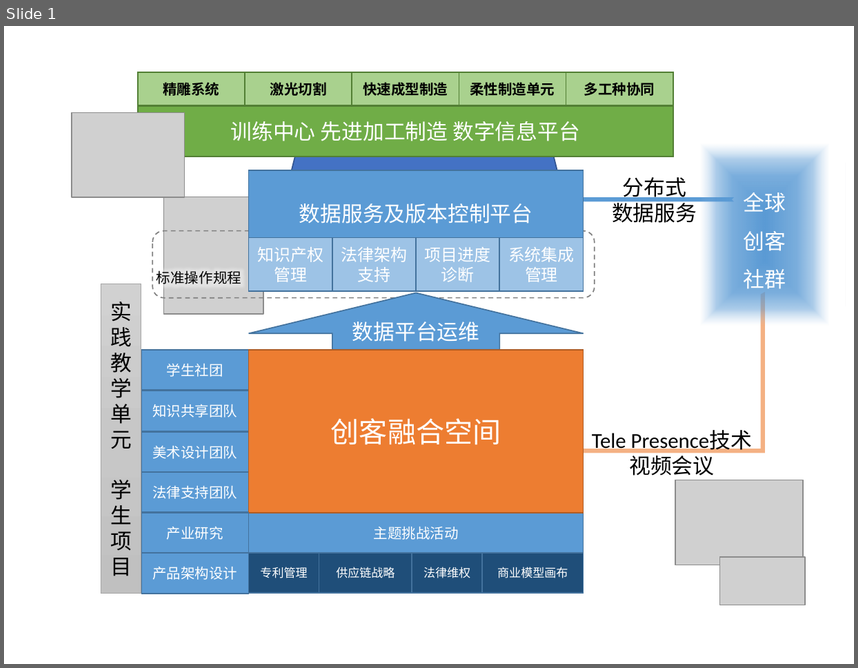
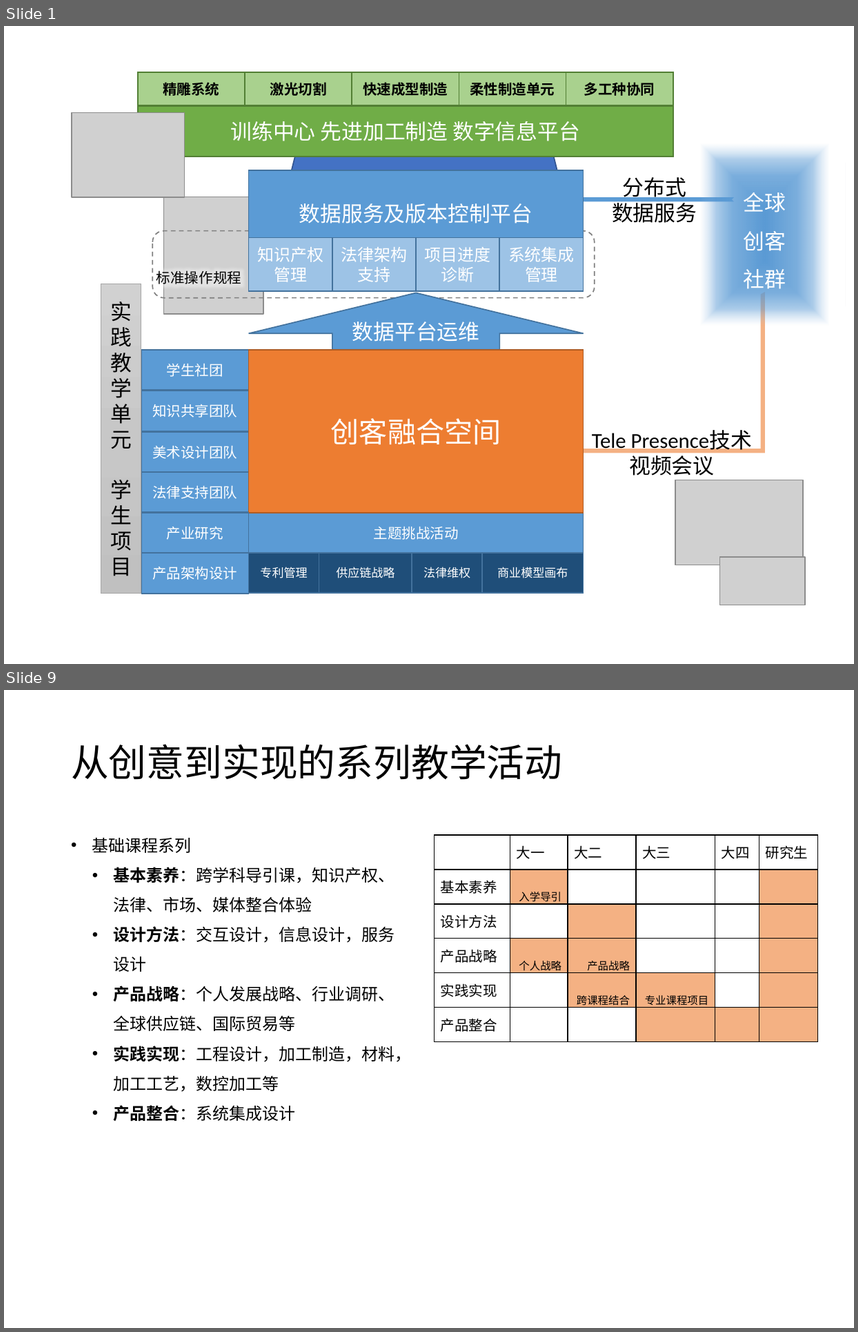
Before and after one commit to woodyme/i.center_my_workzone, a slide deck: 训练中心创客交叉融合空间建设/doc/创客融合空间运行模式.pptx. Shown one above the other, each under a label of ours: slide 1 before the commit, slides 1 and 9 after it; the slides between them are not shown. The pictures are 858x668 and 858x1332 pixels, drawn with LibreOffice and Linux fonts; fonts in the diff are those of the drawing; grey boxes stand for pictures. Boxes give left, top, right and bottom in pixels: in the first picture for what was removed or moved away, otherwise in the second. Text is boxed around its words. In the diff, an @@ line names an element or a change of style, - is before the commit and + after.

```diff
--- a/训练中心创客交叉融合空间建设/doc/创客融合空间运行模式.pptx
+++ b/训练中心创客交叉融合空间建设/doc/创客融合空间运行模式.pptx
@@ slide 9 added at [4,690,854,1328], background #FFFFFF @@
@@ title added at [71,744,562,780], 32 pt, text #000000 @@
+从创意到实现的系列教学活动
@@ table added at [434,834,818,1041], 6 rows, 6 columns @@
+ | 大一 | 大二 | 大三 | 大四 | 研究生
+基本素养 | 入学导引 |  |  |  | 
+设计方法 |  |  |  |  | 
+产品战略 | 个人战略 | 产品战略 |  |  | 
+实践实现 |  | 跨课程结合 | 专业课程项目 |  | 
+产品整合 |  |  |  |  | 
@@ text added at [92,838,412,1121], 14 pt, text #000000 @@
+• 基础课程系列
+      • 基本素养：跨学科导引课，知识产权、法律、市场、媒体整合体验
+      • 设计方法：交互设计，信息设计，服务设计
+      • 产品战略：个人发展战略、行业调研、全球供应链、国际贸易等
+      • 实践实现：工程设计，加工制造，材料，加工工艺，数控加工等
+      • 产品整合：系统集成设计
```
Also in this commit, not shown: 7 other slides added, 6 slides removed, 3 other files.
